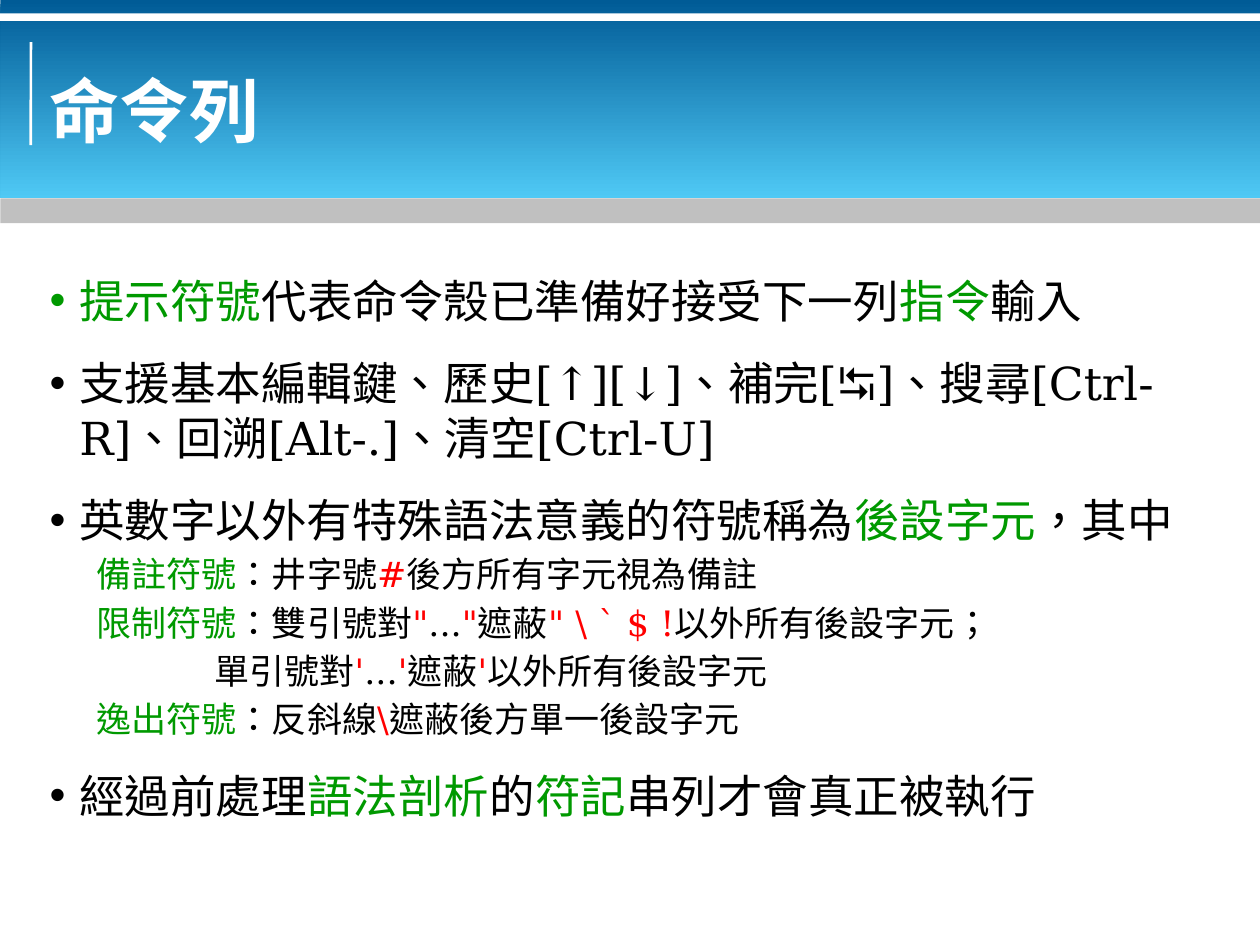
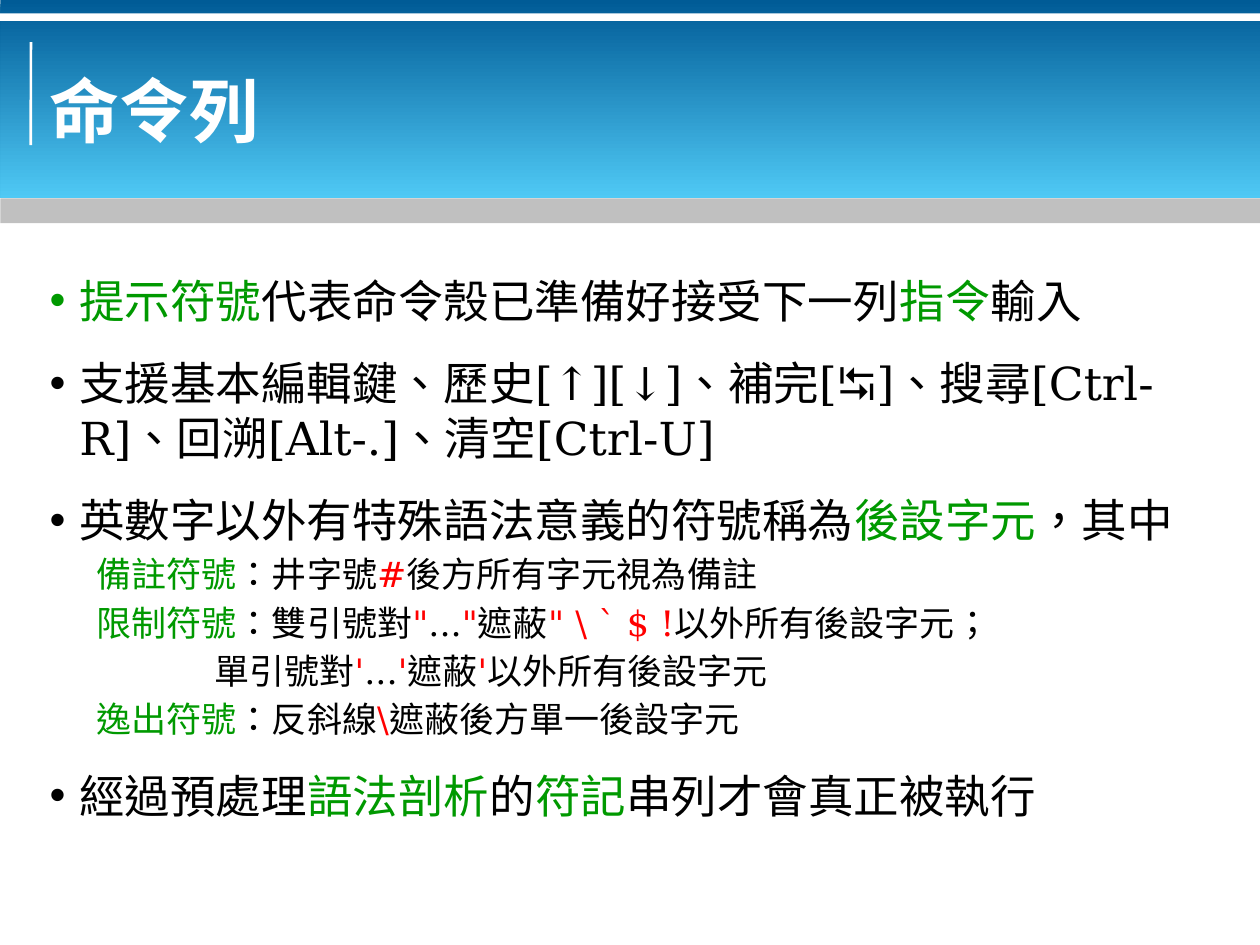
Before and after one commit to bluebat/.presentations, a slide deck: slide 6 of bash-basics.odp. Drawn at 1260x945 pixels with LibreOffice and Linux fonts; fonts in the diff are those of the drawing; background and template pictures are left out. Boxes give left, top, right and bottom in pixels: in the first picture for what was removed or moved away, otherwise in the second. Text is boxed around its words. In the diff, an @@ line names an element or a change of style, - is before the commit and + after.

```diff
--- a/bash-basics.odp
+++ b/bash-basics.odp
@@ text at (x1=79, y1=774, x2=1035, y2=817): text changed @@
-• 經過前處理語法剖析的符記串列才會真正被執行
+• 經過預處理語法剖析的符記串列才會真正被執行
```
Also in this commit, not shown: 4 other slides changed, 1 other file.
